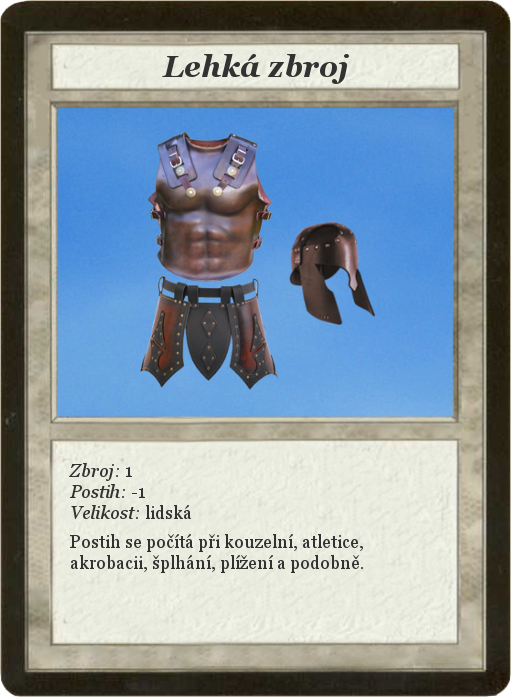
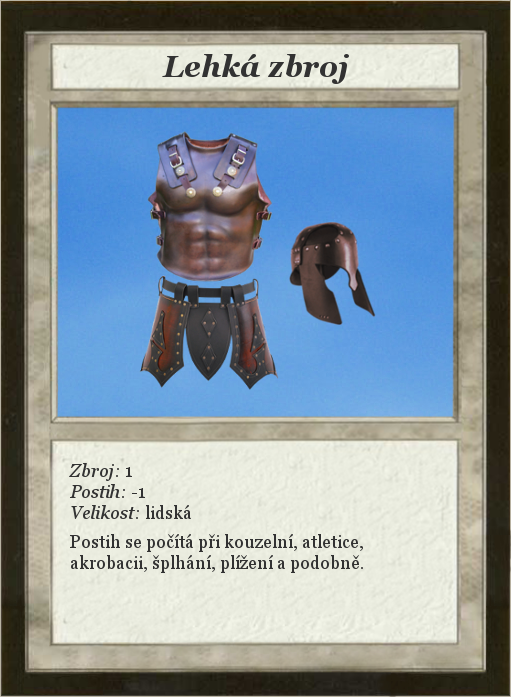
Revision of a layered 511px x 697px image; what changed, layer by layer:
painted on "Card" over (x1=0, y1=0, x2=511, y2=697)
